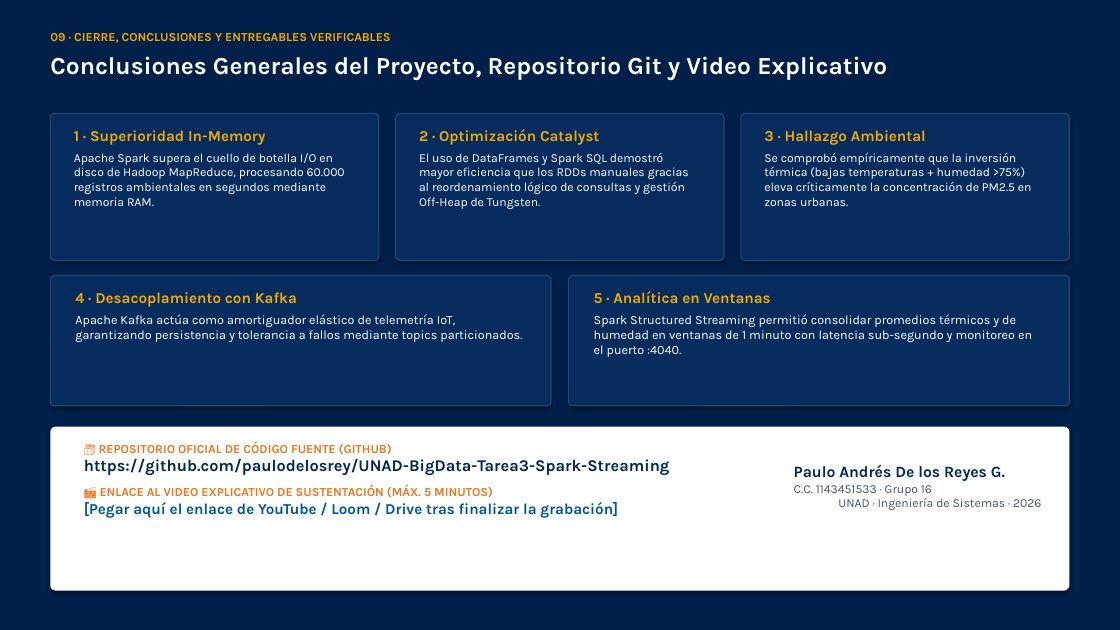
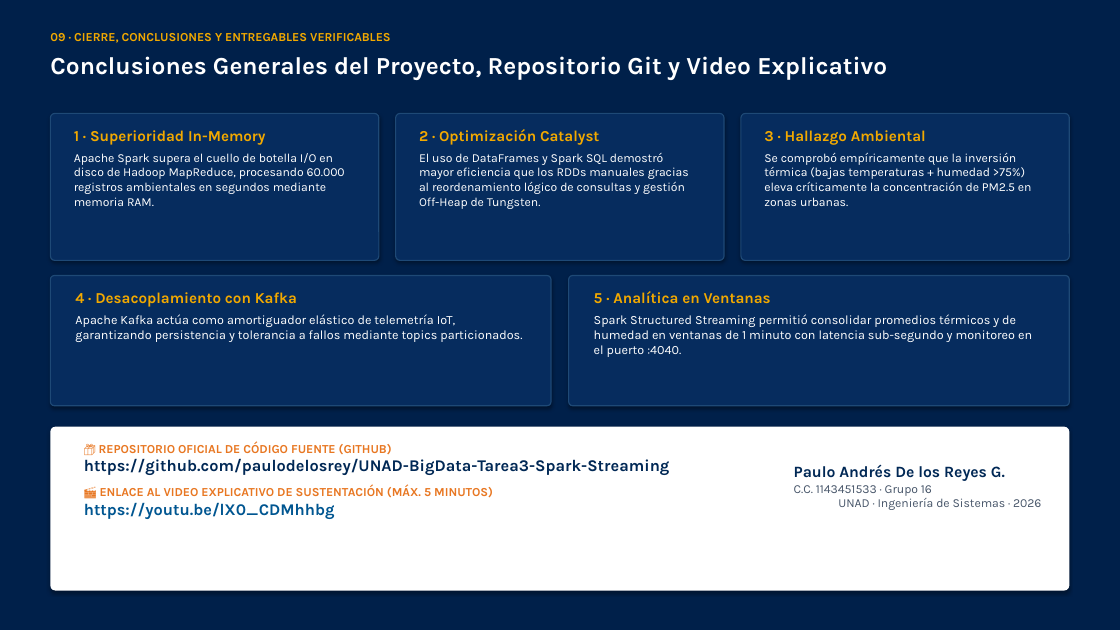
Before and after one commit to paulodelosrey/UNAD-BigData-Tarea3-Spark-Streaming, a slide deck: slide 10 of presentacion/Sustentación Tarea 3 Big Data UNAD.pptx. Drawn at 1120x630 pixels with LibreOffice and Linux fonts; fonts in the diff are those of the drawing. Boxes give left, top, right and bottom in pixels: in the first picture for what was removed or moved away, otherwise in the second. Text is boxed around its words. In the diff, an @@ line names an element or a change of style, - is before the commit and + after.

Commit message:
Add final YouTube video and Google Slides links to report, presentation, and README

```diff
--- a/presentacion/Sustentación Tarea 3 Big Data UNAD.pptx
+++ b/presentacion/Sustentación Tarea 3 Big Data UNAD.pptx
@@ text at [84, 502, 335, 519]: text changed; size 13 to 14 pt @@
-[Pegar aquí el enlace de YouTube / Loom / Drive tras finalizar la grabación]
+https://youtu.be/lX0_CDMhhbg
```
Also in this commit, not shown: 8 other files.
